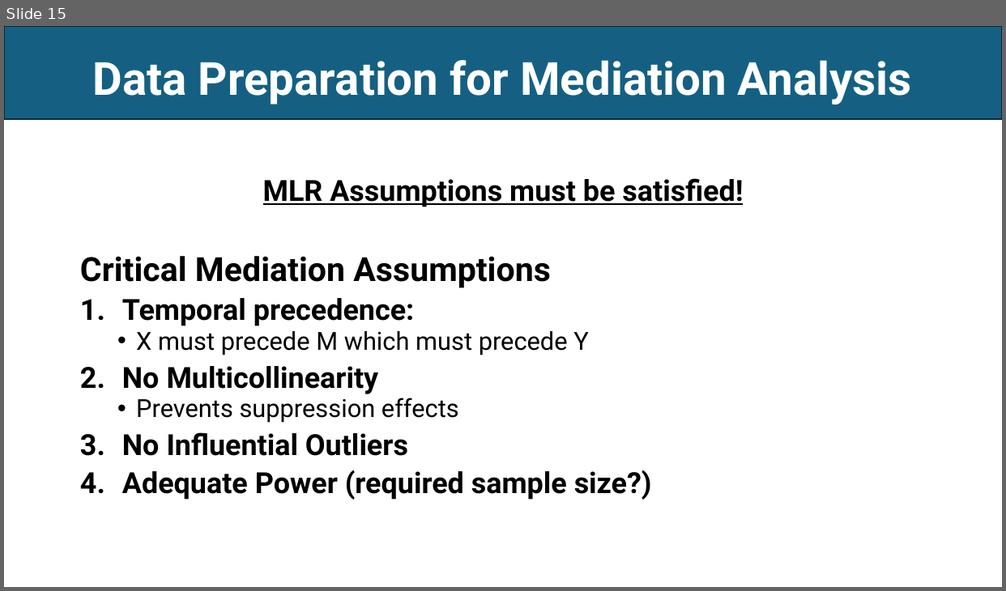
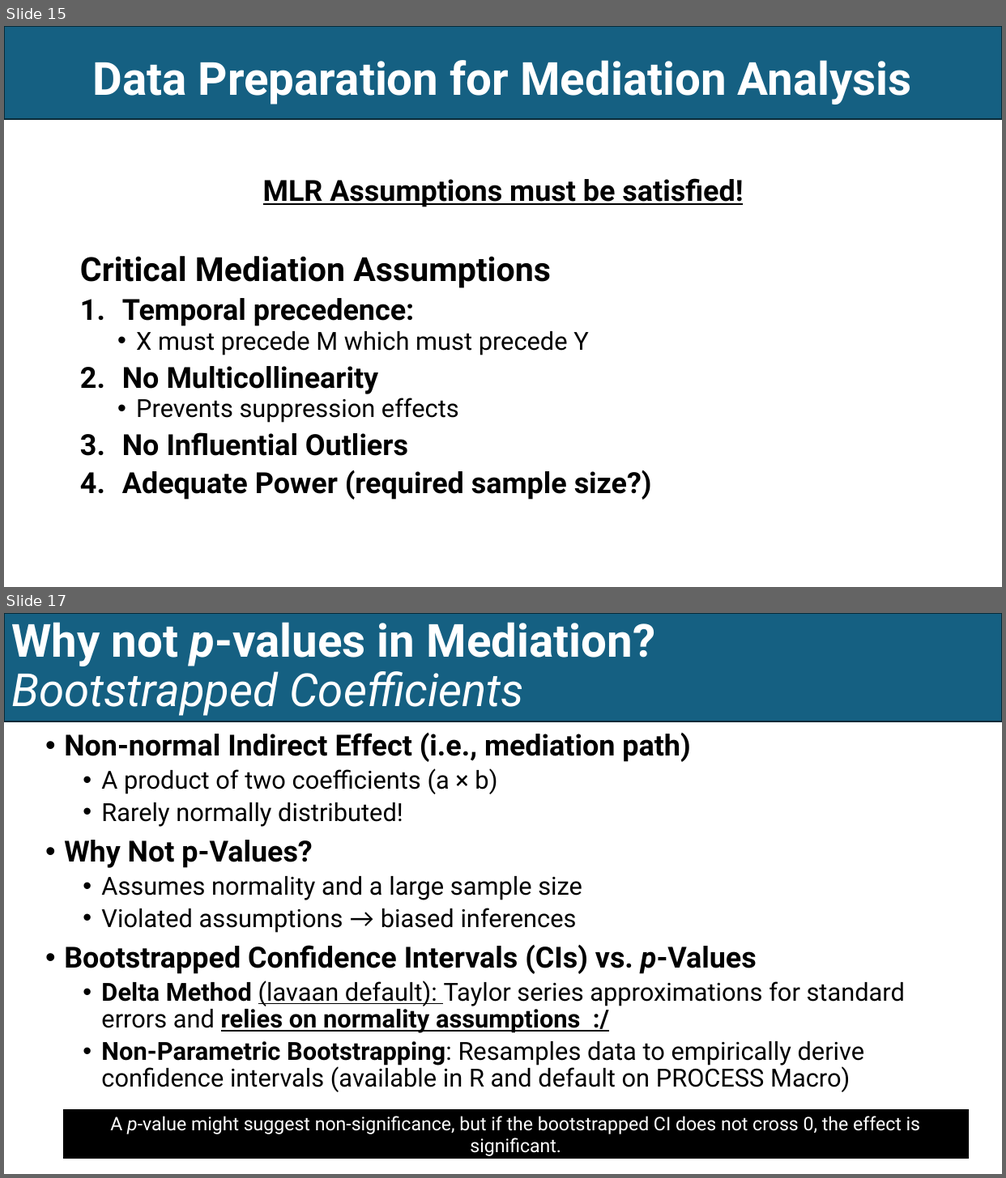
Before and after one commit to EwokOzwok/Data-Analysis-II---CBHPAR-Seminar, a slide deck: Data Analysis II - Mediation and Moderation.pptx. Shown one above the other, each under a label of ours: slide 15 before the commit, slides 15 and 17 after it; the slides between them are not shown. The pictures are 1006x591 and 1006x1178 pixels, drawn with LibreOffice and Linux fonts; fonts in the diff are those of the drawing. Boxes give left, top, right and bottom in pixels: in the first picture for what was removed or moved away, otherwise in the second. Text is boxed around its words. In the diff, an @@ line names an element or a change of style, - is before the commit and + after.

```diff
--- a/Data Analysis II - Mediation and Moderation.pptx
+++ b/Data Analysis II - Mediation and Moderation.pptx
@@ slide 17 added at [4, 613, 1002, 1174], background #FFFFFF @@
@@ rectangle added at [4, 613, 1002, 722], fill #156082, outline #092A39 1.5 pt @@
@@ title added at [11, 622, 656, 716], 44 pt, text #FFFFFF, bold @@
+Why not p-values in Mediation?
+Bootstrapped Coefficients
@@ text added at [64, 733, 905, 1093], 24 pt, text #000000 @@
+• Non-normal Indirect Effect (i.e., mediation path)
+  • A product of two coefficients (a × b)
+  • Rarely normally distributed!
+• Why Not p-Values?
+  • Assumes normality and a large sample size
+  • Violated assumptions → biased inferences
+• Bootstrapped Confidence Intervals (CIs) vs. p-Values
+  • Delta Method (lavaan default): Taylor series approximations for standard errors and relies on normality assumptions :/
+  • Non-Parametric Bootstrapping: Resamples data to empirically derive confidence intervals (available in R and default on PROCESS Macro)
@@ rectangle added at [64, 1111, 968, 1158], fill #000000, outline #000000 1.5 pt, 18 pt, text #FFFFFF @@
+A p-value might suggest non-significance, but if the bootstrapped CI does not cross 0, the effect is significant.
```
Also in this commit, not shown: 5 slides changed, 1 slide removed, 1 other file.
